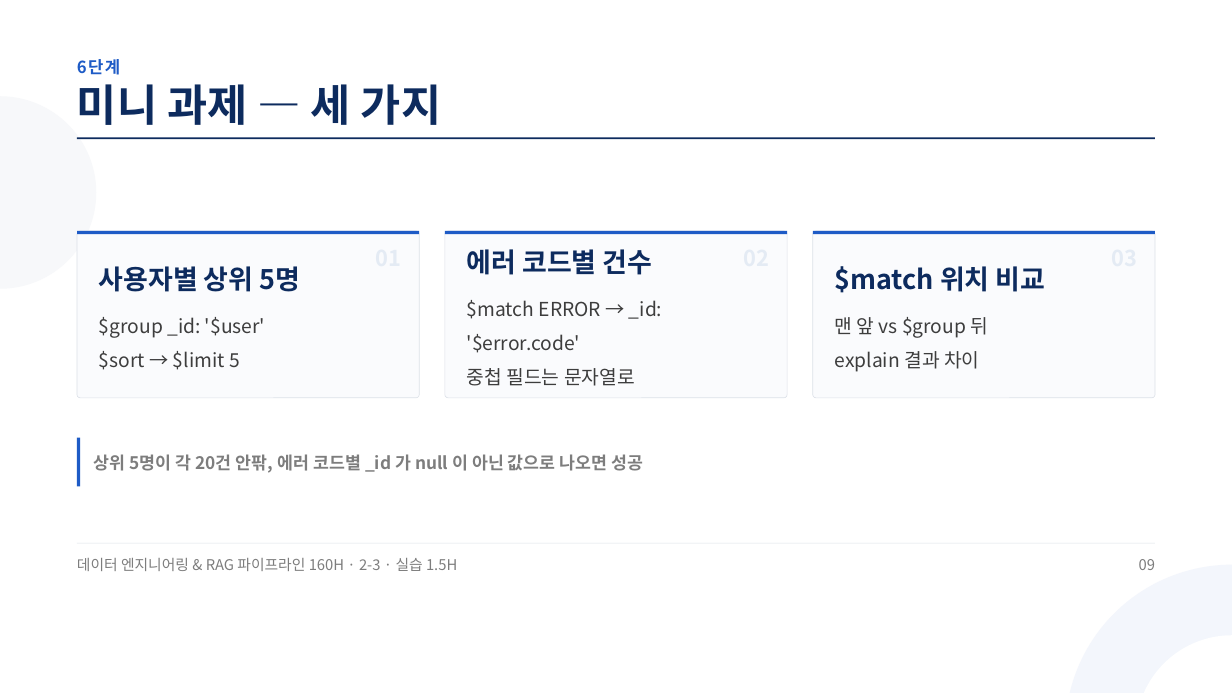
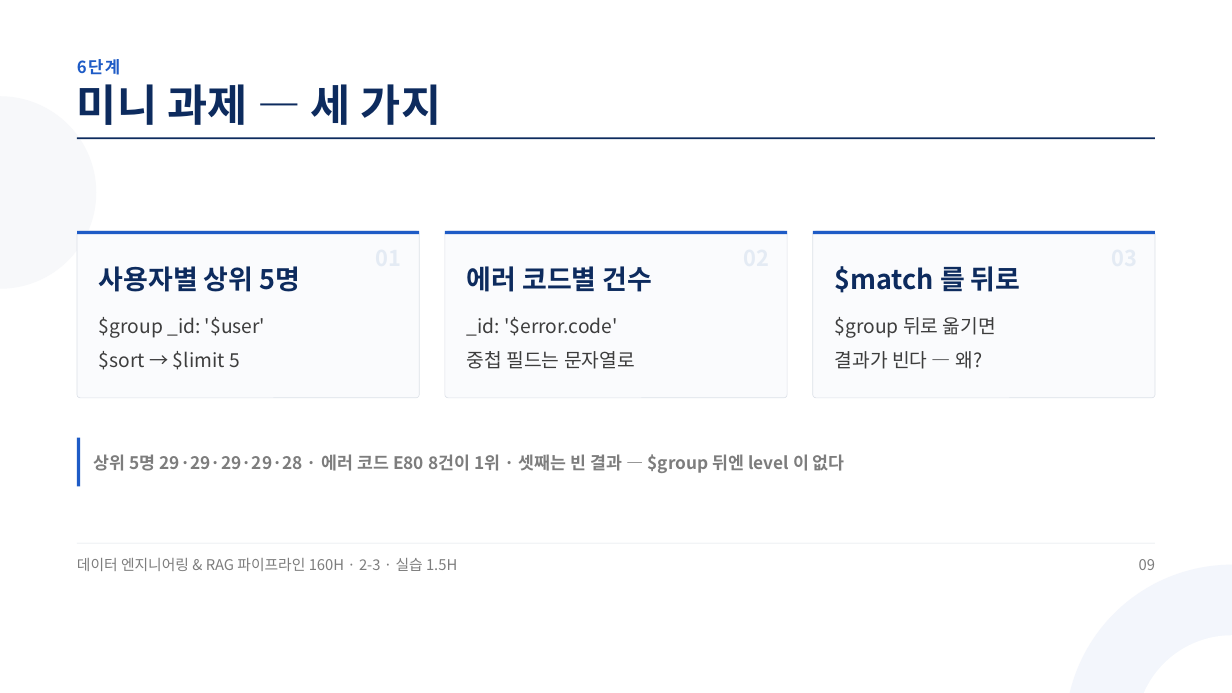
Before and after one commit to aebonlee/materials, a slide deck: slide 9 of data-eng/decks/w2d3s3.pptx. Drawn at 1232x693 pixels with LibreOffice and Linux fonts; fonts in the diff are those of the drawing. Boxes give left, top, right and bottom in pixels: in the first picture for what was removed or moved away, otherwise in the second. Text is boxed around its words. In the diff, an @@ line names an element or a change of style, - is before the commit and + after.

```diff
--- a/data-eng/decks/w2d3s3.pptx
+++ b/data-eng/decks/w2d3s3.pptx
@@ text at [835, 266, 1021, 369]: text changed @@
-$match 위치 비교
-맨 앞 vs $group 뒤
-explain 결과 차이
+$match 를 뒤로
+$group 뒤로 옮기면
+결과가 빈다 — 왜?
@@ text at [467, 317, 618, 336]: text changed @@
-$match ERROR → _id: '$error.code'
+_id: '$error.code'
@@ text at [94, 454, 845, 473]: text changed @@
-상위 5명이 각 20건 안팎, 에러 코드별 _id 가 null 이 아닌 값으로 나오면 성공
+상위 5명 29·29·29·29·28 · 에러 코드 E80 8건이 1위 · 셋째는 빈 결과 — $group 뒤엔 level 이 없다
```
Also in this commit, not shown: 6 other slides changed, 9 other files.
